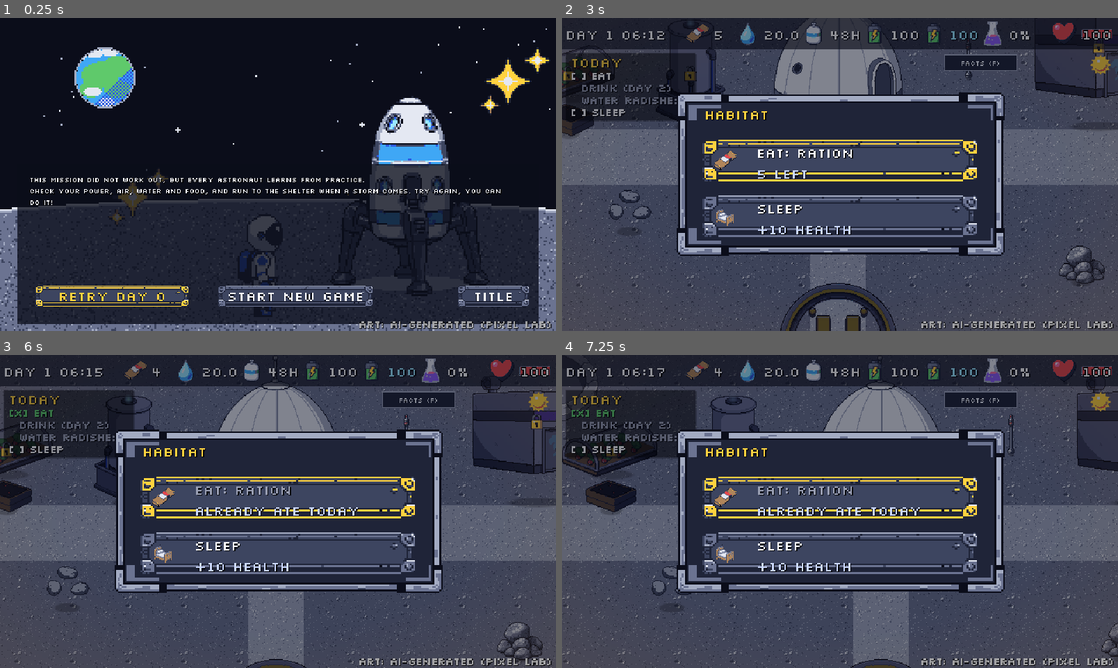
Above: before the commit, frames 1-4 (two rows, left to right).
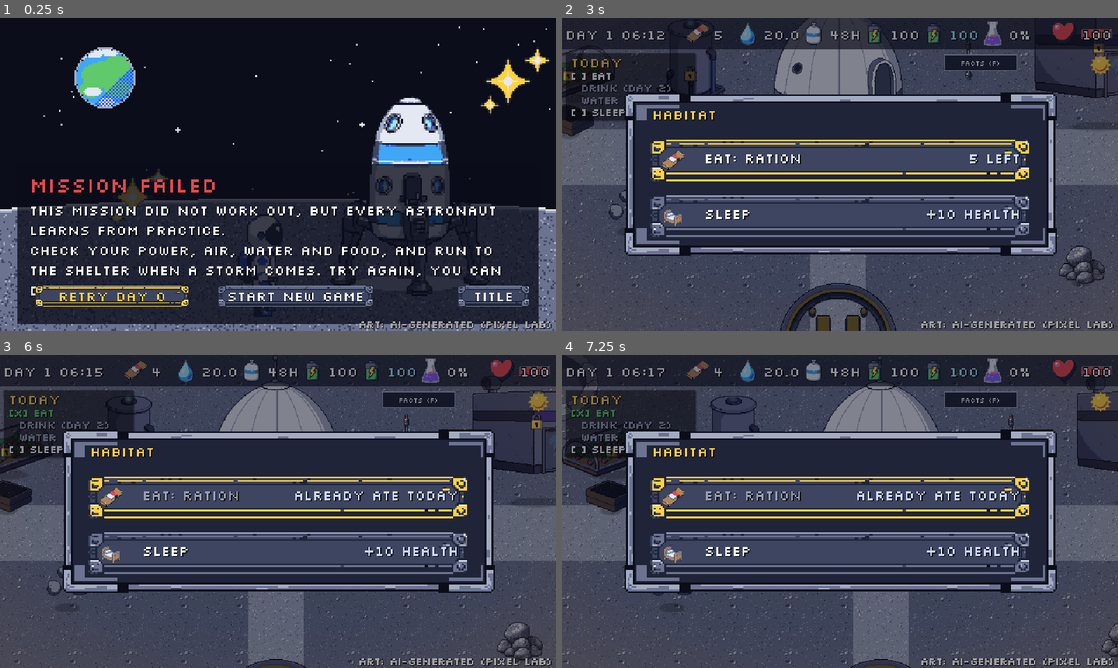
Above: after the commit, the same moments.

Repository: me-AMM/Wings-of-wax
Game: Godot game, scene res://scenes/EndingFailed.tscn
The game is run twice, just before and just after one commit, with the same random seed, the same clock (stepped at 60 frames per second) and the same inputs. This scene is started directly instead of the project's main scene.
Inputs (mouse positions are in pixels of both pictures, inside the frame that each line leads up to):
- Up to frame 1 (0.25 s): no input
- Up to frame 2 (3 s): click "Retry day 0" at 0.5 s; click "Facts (F)" at 1.25 s; click "Skip tutorial (K)" at 2 s; tap Enter (ui_accept) at 2.75 s; move the mouse to (962, 158) at 2.77 s; hold Right (move_right) from 2.78 s (still down); hold E (interact) from 2.78 s (still down); click (962, 158) at 2.92 s
- Up to frame 3 (6 s): tap Enter (ui_accept) at 3.02, 3.5, 3.77, 4.25, 5, 5.27 s; move the mouse to (166, 527) at 3.52 s; release Right (move_right) at 3.53 s; release E (interact) at 3.53 s; hold Down (move_down) 3.53-4.28 s; tap E (interact) at 3.6, 5.3 s; move the mouse to (333, 442) at 4.27 s; hold Right (move_right) 4.28-5.03 s; hold E (interact) 4.28-5.03 s; tap L at 4.35 s; move the mouse to (250, 574) at 5.02 s; hold Up (move_up) 5.03-5.78 s; tap F at 5.1 s; click (250, 574) at 5.17 s; move the mouse to (444, 558) at 5.77 s; hold Left (move_left) from 5.78 s (still down); hold E (interact) from 5.78 s (still down); tap J at 5.85 s
- Up to frame 4 (7.25 s): keep holding Left (move_left); tap Enter (ui_accept) at 6.02, 6.77 s; tap Escape at 6.4 s; move the mouse to (673, 464) at 6.52 s; release E (interact) at 6.53 s; tap Space at 6.6 s; tap E (interact) at 6.8 s

The runs differ from the first frame. In frame 1, 5.4% of the frame differs, in the area x 5-91%, y 51-89%; in frame 2, 16%; in frame 3, 16%; in frame 4, 16%, in the area x 11-89%, y 23-76%.

Commit message:
Review 2 fixes: arrow through wall gaps, shorter finale, menu rows, focus, pad prompt, failed heading; new captures and itch cover
Co-Authored-By: Claude Opus 5.5 <noreply@anthropic.com>

Diff:
--- a/data/text.json
+++ b/data/text.json
@@ -208,7 +208,8 @@
     "health_word": "health",
     "how_to_play": "Arrows/WASD move - E use - Esc menu - F facts - M mute",
     "ai_statement_1": "Art: AI-generated (Pixel Lab). Code: AI-assisted (Claude Code).",
-    "ai_statement_2": "Sound: generated by a script."
+    "ai_statement_2": "Sound: generated by a script.",
+    "failed_title": "Mission failed"
   },
   "notices": {
     "cargo_tomorrow": "Cargo lander arrives tomorrow at 07:00.",
@@ -227,7 +228,7 @@
     "sunrise": "The panels see the Sun again.",
     "shadow_start": "A crater-rim shadow covers the panels. Save power!",
     "day_dust_warn": "Dust is covering the panels. Clean them.",
-    "final_mission": "Final day! Go to the LANDING PAD and press E to find the rare stone."
+    "final_mission": "Final day! Press E at the LANDING PAD."
   },
   "forecast": {
     "fc_none": "The Sun is quiet. No storm expected.",
@@ -465,7 +466,8 @@
     "radish": "Go to the GREENHOUSE tray and press E to plant and water.",
     "sliders": "Press E at the POWER CONSOLE to try the sliders.",
     "sleep": "Evening? Press E at the HABITAT and choose Sleep.",
-    "done": "Great job! Keep doing these every day."
+    "done": "Great job! Keep doing these every day.",
+    "wait": "Explore! Sleep at the habitat in the evening."
   },
   "ending_failed_health": [
     "Your health ran out.",
--- a/scenes/Outpost.tscn
+++ b/scenes/Outpost.tscn
@@ -564,7 +564,7 @@
 script = ExtResource("8")
 kind = "pad"
 index = 0
-radius = 90.0
+radius = 130.0
 hold = 0.0
 unlock_key = "pad"
 prompt_key = ""
--- a/scripts/character_select.gd
+++ b/scripts/character_select.gd
@@ -86,6 +86,9 @@
 	Scenes.go("res://scenes/Story.tscn")
 
 func _unhandled_input(e: InputEvent) -> void:
+	if e is InputEventKey and e.pressed and e.keycode == KEY_ESCAPE:
+		Scenes.go("res://scenes/Title.tscn")
+		return
 	var f := get_viewport().gui_get_focus_owner()
 	if f is LineEdit:
 		return
--- a/scripts/ending.gd
+++ b/scripts/ending.gd
@@ -26,9 +26,13 @@
 		lines = Text.list("ending_failed_" + GameState.fail_reason)
 	var body := UIKit.world_label("\n".join(lines), 16)
 	body.autowrap_mode = TextServer.AUTOWRAP_WORD_SMART
-	body.add_theme_font_size_override("font_size", 8)   # 4 lines of story text must fit above the percent line
+	body.add_theme_font_size_override("font_size", 16 if not (name == "EndingSuccess") else 12)   # 4 lines of story text must fit above the percent line
 	add_child(body)
-	body.position = Vector2(34, 180)
+	if not success:
+		var head := UIKit.world_label(Text.t("ui.failed_title"), 24, UIStyle.DANGER)
+		head.position = Vector2(34, 176)
+		add_child(head)
+	body.position = Vector2(34, 180 if success else 210)
 	body.size = Vector2(560, 84)          # set after add_child so the wrap width sticks
 	if success:
 		var pct := UIKit.world_label(Text.t("ui.ending_percent") % int(round(GameState.research)), 24, UIStyle.ACCENT)
--- a/scripts/habitat_menu.gd
+++ b/scripts/habitat_menu.gd
@@ -37,6 +37,7 @@
 		var gw := gs.can_gym()
 		items.append({"icon": "icon_gym", "text": Text.t("ui.gym"), "sub": Text.t(gw) if gw != "" else "+5 " + Text.t("ui.health_word"),
 			"enabled": gw == "", "call": func(): outpost.do_gym()})
+	menu_width = 260.0
 	build()
 
 func _eat(kind: String) -> void:
--- a/scripts/menu_modal.gd
+++ b/scripts/menu_modal.gd
@@ -36,10 +36,12 @@
 		root.add_child(ic)
 		var col := Color.WHITE if it.get("enabled", true) else Color(0.6, 0.62, 0.7)
 		var lb := UIKit.label(it["text"], 10, col)
-		lb.position = Vector2(bx + 38, by + 6)
+		lb.position = Vector2(bx + 38, by + 9)
 		root.add_child(lb)
 		var sub := UIKit.label(it.get("sub", ""), 8, Color(0.8, 0.85, 1.0))
-		sub.position = Vector2(bx + 38, by + 18)
+		sub.position = Vector2(bx + 38, by + 9)
+		UIKit.box(sub, menu_width - 28.0 - 50.0, 12)
+		sub.horizontal_alignment = HORIZONTAL_ALIGNMENT_RIGHT
 		root.add_child(sub)
 		rows.append({"bg": bg, "label": lb, "sub": sub})
 	_refresh()
--- a/scripts/mission.gd
+++ b/scripts/mission.gd
@@ -19,6 +19,7 @@
 @export var barrier_x: Array[float] = [560.0, 1000.0, 1440.0, 1880.0]
 @export var gap_bottom := Vector2(860, 1060)      # y range of the gap in barriers 1 and 3
 @export var gap_top := Vector2(50, 250)           # y range of the gap in barriers 2 and 4
+@export var finale_stone_pos := Vector2(1220, 600)   # between walls 2 and 3
 @export var pick_radius := 30.0
 @export var flag_radius := 28.0
 @export var dark_tint := Color(0.3, 0.34, 0.58)
@@ -135,6 +136,7 @@
 		var n := _sprite("ice_deposit", ice_pos, world)
 		items.append({"node": n, "type": "ice", "done": false, "pos": ice_pos})
 	if kind == "finale":
+		flag_pos = finale_stone_pos                  # the finale is shorter: the storm is the challenge
 		var st := AnimatedSprite2D.new()
 		st.sprite_frames = Art.frames("rare_stone_glow")
 		st.centered = false
@@ -206,7 +208,7 @@
 	player.set_script(load("res://scripts/player.gd"))
 	player.position = base_pos + Vector2(0, 40)
 	world.add_child(player)
-	player.world_min = Vector2(40, 40)
+	player.world_min = Vector2(40, 84)          # never walk up under the HUD strip
 	player.world_max = world_size - Vector2(40, 36)
 	base_speed = Config.data["player"]["player_speed"]
 	var cam := Camera2D.new()
@@ -414,10 +416,28 @@
 			if d < best:
 				best = d
 				dest = it["pos"]
+	dest = _via_gap(dest)                            # through the next gap if a wall is in the way
 	var dist := player.position.distance_to(dest)
 	arrow.visible = dist > 80.0
 	arrow.rotation = (dest - player.position).angle()
 	arrow.position = Vector2(0, -34) + Vector2.from_angle(arrow.rotation) * 24.0
+
+# If a boulder wall stands between the player and the target, point at that wall's gap instead.
+func _via_gap(dest: Vector2) -> Vector2:
+	var px := player.position.x
+	var best_i := -1
+	var best_dx := 1e9
+	for i in barrier_x.size():
+		var bx: float = barrier_x[i]
+		if (px < bx and dest.x > bx) or (px > bx and dest.x < bx):
+			var dx := absf(bx - px)
+			if dx < best_dx:
+				best_dx = dx
+				best_i = i
+	if best_i < 0:
+		return dest
+	var gap := gap_bottom if best_i % 2 == 0 else gap_top
+	return Vector2(barrier_x[best_i], (gap.x + gap.y) / 2.0)
 
 func _use_target() -> void:
 	if target == null or target is String:
@@ -483,7 +503,7 @@
 	m.title_text = Text.t("ui.mission_done") if success else Text.t("ui.mission_failed")
 	m.items = [{"icon": "icon_research" if success else "icon_storm", "text": Text.t("ui.ok"), "sub": Text.t(msg_key),
 		"call": func(): Scenes.go("res://scenes/Outpost.tscn")}]
-	m.menu_width = 250.0
+	m.menu_width = 300.0
 	add_child(m)
 	m.build()
 
--- a/scripts/pause_menu.gd
+++ b/scripts/pause_menu.gd
@@ -29,6 +29,6 @@
 	m.items = [
 		{"icon": "icon_lock", "text": Text.t("ui.no")},
 		{"icon": "icon_sleep", "text": Text.t("ui.yes"), "sub": Text.t("ui.confirm_quit_sub"), "call": func(): Scenes.go("res://scenes/Title.tscn")}]
-	m.menu_width = 250.0
+	m.menu_width = 300.0
 	get_parent().add_child(m)
 	m.build()
--- a/scripts/title.gd
+++ b/scripts/title.gd
@@ -93,9 +93,10 @@
 		m.title_text = Text.t("ui.new_game_q")
 		m.items = [
 			{"icon": "icon_heart", "text": Text.t("ui.yes"), "sub": Text.t("ui.new_game_sub"), "call": _begin_new},
-			{"icon": "icon_lock", "text": Text.t("ui.no")}]
+			{"icon": "icon_clock", "text": Text.t("ui.no")}]
 		m.sel = 1
-		m.menu_width = 280.0
+		m.menu_width = 300.0
+		m.closed.connect(func(): start_btn.grab_focus())     # keyboard focus comes back after No
 		add_child(m)
 		m.build()
 	else:
--- a/scripts/tutorial.gd
+++ b/scripts/tutorial.gd
@@ -58,8 +58,10 @@
 		return ["radish", "Tray"]
 	if gs.day == 3 and not gs.sliders_tried:
 		return ["sliders", "Console"]
+	if not gs.slept_today and fmod(gs.hour, 24.0) >= 18.0:
+		return ["sleep", "Habitat"]
 	if not gs.slept_today:
-		return ["sleep", "Habitat"]
+		return ["wait", ""]
 	return ["done", ""]
 
 func _process(delta: float) -> void:
--- a/tools/judge_check.gd
+++ b/tools/judge_check.gd
@@ -182,7 +182,8 @@
 		"Close":
 			b.pressed.emit()
 			await frames(3)
-			if Judge.panel != null and is_instance_valid(Judge.panel) and not Judge.panel.is_queued_for_deletion():
+			await frames(20)                          # the panel fades out (0.12 s) before it is freed
+			if Judge.panel != null and is_instance_valid(Judge.panel) and Judge.panel.is_open:
 				return "panel still open"
 		"Start game":
 			b.pressed.emit()
Binary file changed: docs/screenshots/01_title.png
Binary file changed: docs/screenshots/03_storm_mission_real_flare.png
Binary file changed: docs/screenshots/04_shadow_day.png
Binary file changed: docs/screenshots/05_day1_goals.png
Binary file changed: docs/screenshots/07_ending_stars.png
Binary file changed: docs/screenshots/itch_cover_630x500.png
Not shown, changed: docs/DECISIONS_LOG.md
